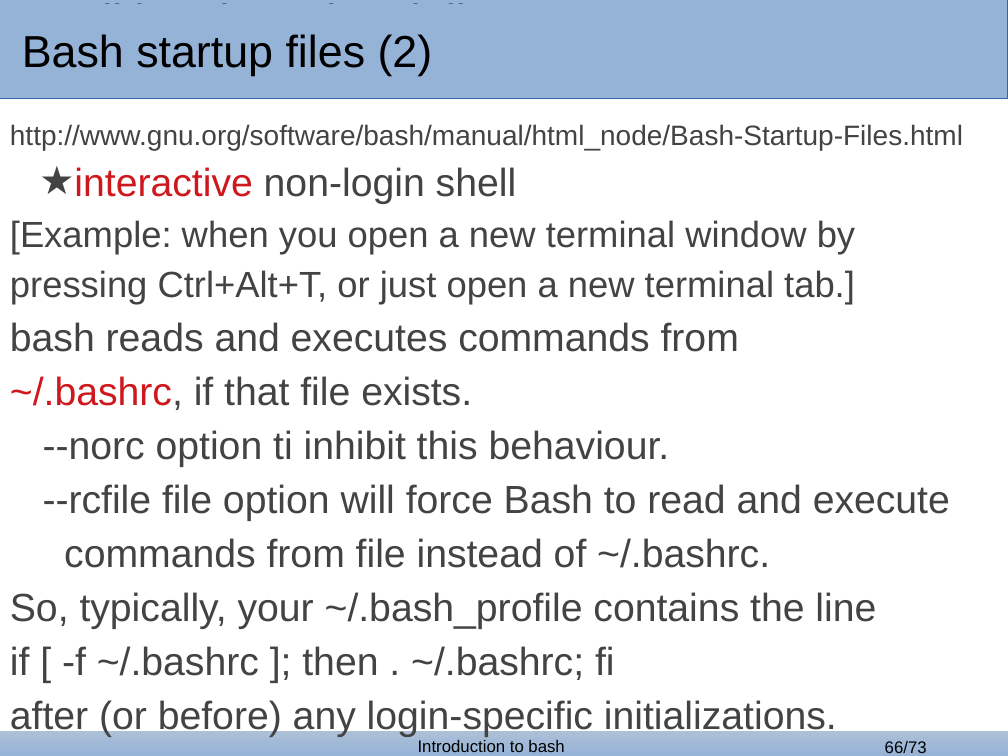
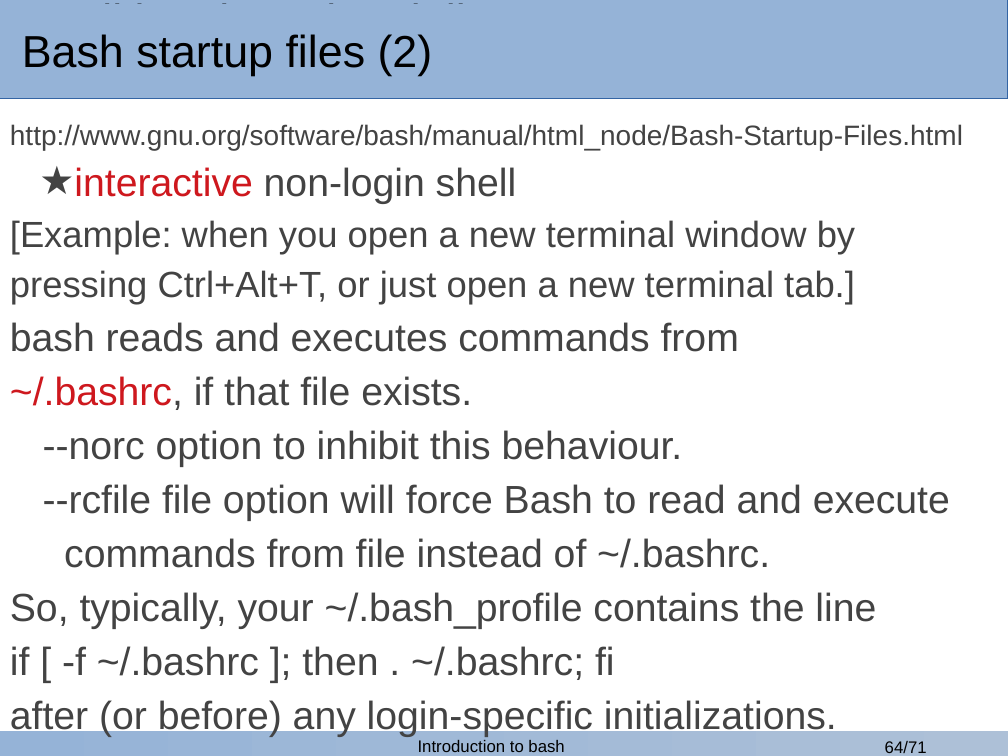
Before and after one commit to GozDavid/bash_lectures, a slide deck: slide 64 of bash_1.odp (slide 66 before the commit). Drawn at 1008x756 pixels with LibreOffice and Linux fonts; fonts in the diff are those of the drawing; background and template pictures are left out. Boxes give left, top, right and bottom in pixels: in the first picture for what was removed or moved away, otherwise in the second. Text is boxed around its words. In the diff, an @@ line names an element or a change of style, - is before the commit and + after.

```diff
--- a/bash_1.odp
+++ b/bash_1.odp
@@ text at bbox=[43, 430, 683, 467]: text changed @@
---norc option ti inhibit this behaviour.
+--norc option to inhibit this behaviour.
@@ page number at bbox=[885, 741, 927, 753]: text changed @@
-66/73
+64/71
```
Also in this commit, not shown: 23 other slides changed, 2 slides removed, 2 other files.
